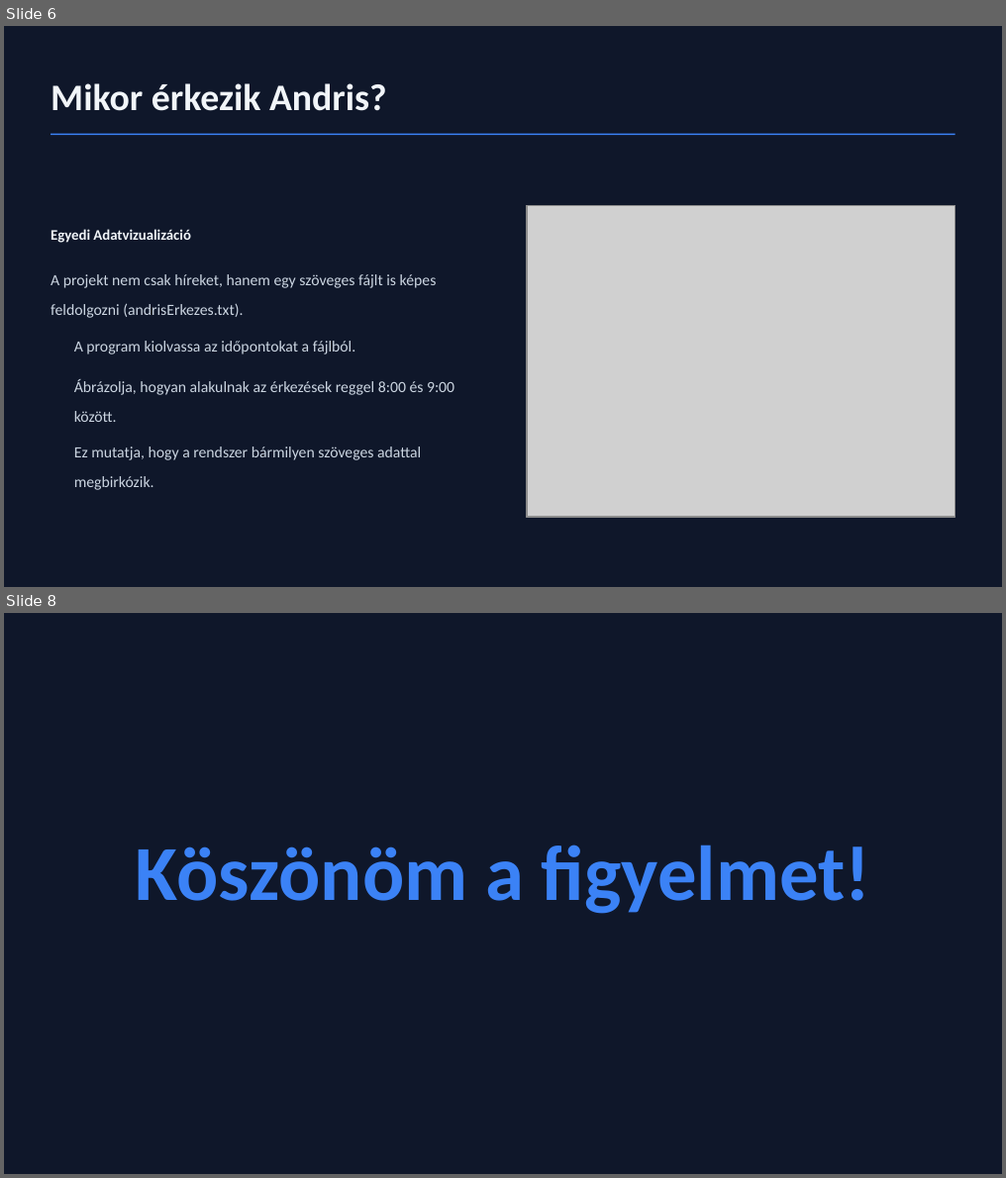
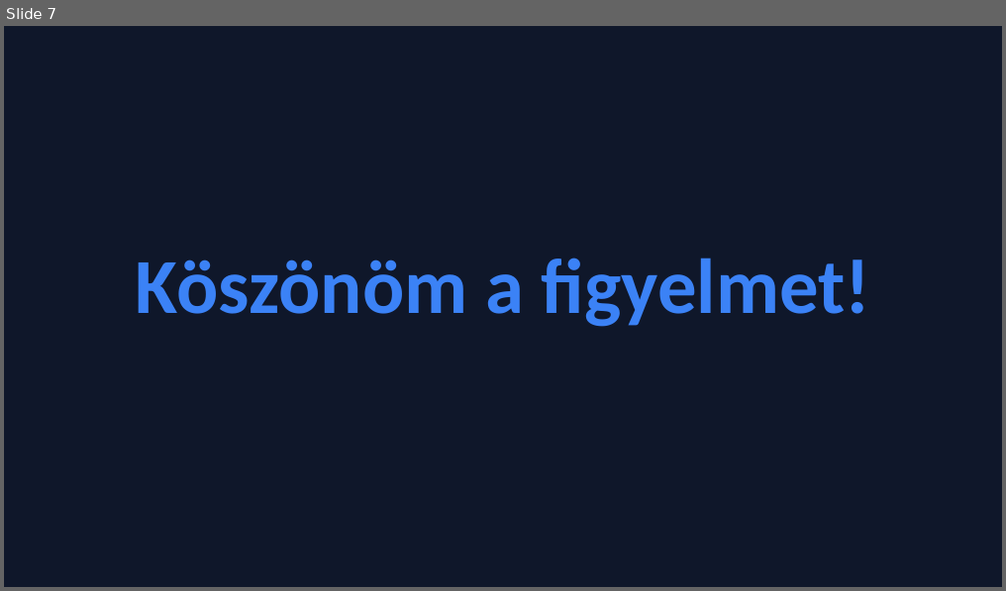
Before and after one commit to LoosAP/TextAndWebMining, a slide deck: Hírek Elemzése Pythonnal.pptx. Shown one above the other, each under a label of ours: slides 6 and 8 before the commit, slide 7 after it; the slides between them are not shown. The pictures are 1006x1178 and 1006x591 pixels, drawn with LibreOffice and Linux fonts; fonts in the diff are those of the drawing; grey boxes stand for pictures; background and template pictures are left out. Boxes give left, top, right and bottom in pixels: in the first picture for what was removed or moved away, otherwise in the second. Text is boxed around its words. In the diff, an @@ line names an element or a change of style, - is before the commit and + after.

```diff
--- a/Hírek Elemzése Pythonnal.pptx
+++ b/Hírek Elemzése Pythonnal.pptx
@@ slide 6 removed at [4,26,1002,587], background picture (left out) @@
@@ text removed at [51,83,387,111] @@
-Mikor érkezik Andris?
@@ rectangle removed at [51,134,954,135] @@
@@ text removed at [51,229,190,243] @@
-Egyedi Adatvizualizáció
@@ picture removed at [527,205,955,518] @@
@@ picture removed at [528,206,954,517] @@
@@ text removed at [51,274,437,318] @@
-A projekt nem csak híreket, hanem egy szöveges fájlt is képes feldolgozni (andrisErkezes.txt).
@@ text removed at [74,341,356,355] @@
-A program kiolvassa az időpontokat a fájlból.
@@ text removed at [74,379,454,422] @@
-Ábrázolja, hogyan alakulnak az érkezések reggel 8:00 és 9:00 között.
@@ text removed at [74,447,421,490] @@
-Ez mutatja, hogy a rendszer bármilyen szöveges adattal megbirkózik.
@@ what was slide 8 is now slide 7 @@
```
Also in this commit, not shown: 5 slides changed.
